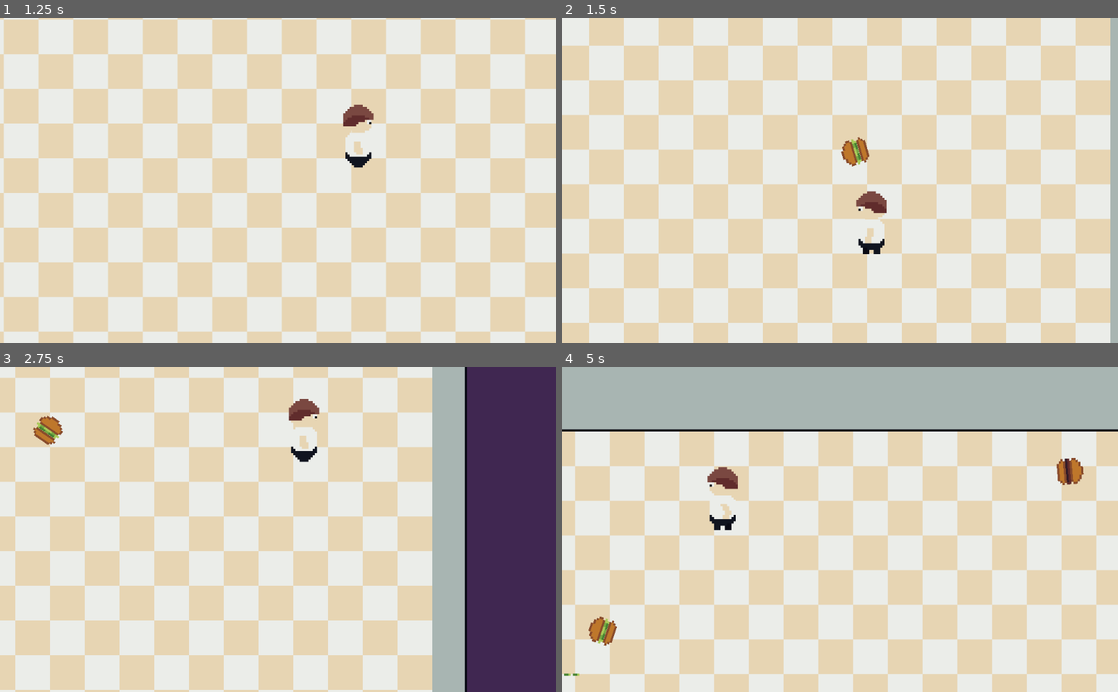
Above: before the commit, frames 1-4 (two rows, left to right).
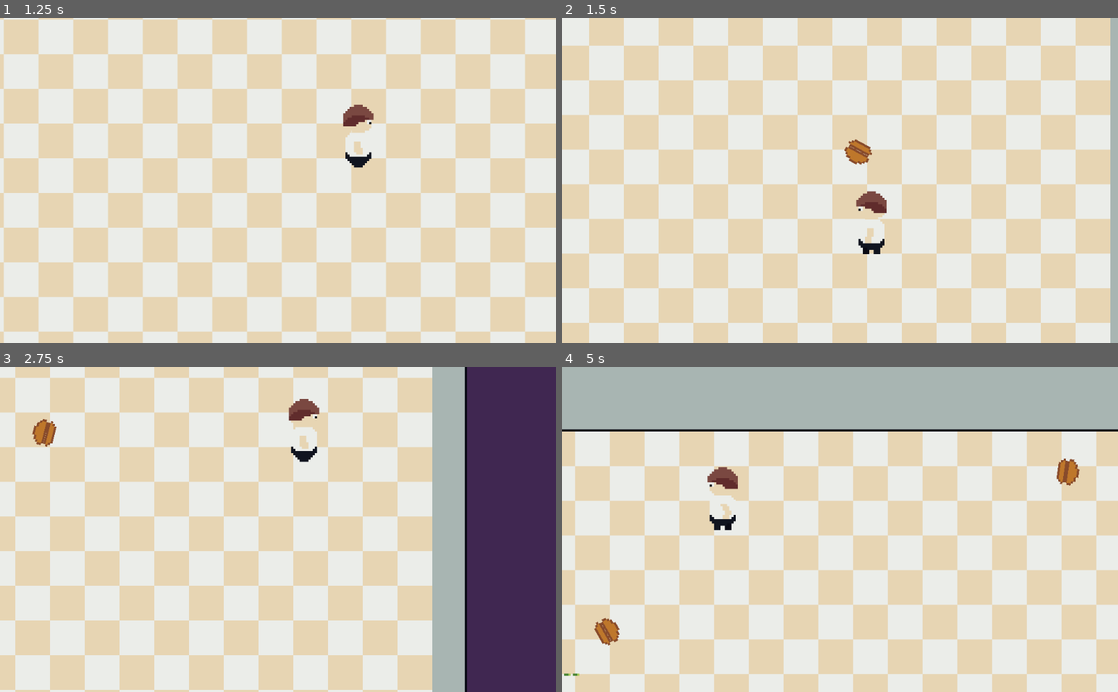
Above: after the commit, the same moments.

Repository: dardanbujupaj/night-shift
Game: Godot game, scene res://scenes/Diner.tscn
The game is run twice, just before and just after one commit, with the same random seed, the same clock (stepped at 60 frames per second) and the same inputs.
Inputs (mouse positions are in pixels of both pictures, inside the frame that each line leads up to):
- Up to frame 1 (1.25 s): move the mouse to (400, 164) at 0.52 s; hold D (move_right) from 0.53 s (still down); right-click (400, 164) at 0.6 s; tap Space (jump) at 0.77 s
- Up to frame 2 (1.5 s): move the mouse to (728, 196) at 1.27 s; release D (move_right) at 1.28 s; hold S (move_down) from 1.28 s (still down); click (728, 196) at 1.35 s
- Up to frame 3 (2.75 s): tap Space (jump) at 1.52 s; move the mouse to (333, 458) at 2.02 s; release S (move_down) at 2.03 s; hold D (move_right) from 2.03 s (still down); right-click (333, 458) at 2.1 s
- Up to frame 4 (5 s): move the mouse to (812, 594) at 2.77 s; release D (move_right) at 2.78 s; hold W (move_up) 2.78-3.53 s; click (812, 594) at 2.85 s; tap Space (jump) at 3.02, 3.77, 4.52 s; move the mouse to (1006, 578) at 3.52 s; hold A (move_left) from 3.53 s (still down); right-click (1006, 578) at 3.6 s; move the mouse to (673, 480) at 4.27 s; click (673, 480) at 4.35 s

Frame 1 is identical in both runs. In frame 2, 0.3% of the frame differs, in the area x 50-56%, y 36-46%; in frame 3, 0.3%; in frame 4, 0.5%, in the area x 4-94%, y 27-86%.

Commit message:
add pixel font. burgers pickup ingredients and show a popup label.

Diff:
--- /dev/null
+++ b/scenes/character/PopupLabel.gd
@@ -0,0 +1,19 @@
+extends Node2D
+
+var text: String
+
+# Called when the node enters the scene tree for the first time.
+func _ready():
+	$Control/Label.text = text
+	$Tween.interpolate_property($Control, "rect_scale", Vector2(0, 0), Vector2(.5, .5), .5,Tween.TRANS_CUBIC, Tween.EASE_OUT)
+
+	$CPUParticles2D.emitting = true
+	$Tween.start()
+
+	yield($Tween, "tween_all_completed")
+	queue_free()
+
+
+# Called every frame. 'delta' is the elapsed time since the previous frame.
+#func _process(delta):
+#	pass
--- /dev/null
+++ b/scenes/character/PopupLabel.tscn
@@ -0,0 +1,58 @@
+[gd_scene load_steps=5 format=2]
+
+[ext_resource path="res://scenes/character/PopupLabel.gd" type="Script" id=1]
+[ext_resource path="res://PressStart2P-Regular.ttf" type="DynamicFontData" id=2]
+
+[sub_resource type="Curve" id=1]
+max_value = 100.0
+_data = [ Vector2( 0, 1 ), 0.0, 354.065, 0, 0, Vector2( 1, 100 ), 0.0, 0.0, 0, 0 ]
+
+[sub_resource type="DynamicFont" id=2]
+font_data = ExtResource( 2 )
+
+[node name="PopupLabel" type="Node2D"]
+script = ExtResource( 1 )
+
+[node name="CPUParticles2D" type="CPUParticles2D" parent="."]
+modulate = Color( 0.572549, 0.572549, 0.572549, 1 )
+emitting = false
+amount = 16
+one_shot = true
+explosiveness = 0.5
+spread = 180.0
+gravity = Vector2( 0, 0 )
+initial_velocity = 100.0
+initial_velocity_random = 0.5
+damping = 100.0
+damping_curve = SubResource( 1 )
+scale_amount = 4.0
+scale_amount_random = 1.0
+
+[node name="Tween" type="Tween" parent="."]
+
+[node name="Control" type="Control" parent="."]
+anchor_left = 0.5
+anchor_top = 0.5
+anchor_right = 0.5
+anchor_bottom = 0.5
+grow_horizontal = 2
+grow_vertical = 2
+__meta__ = {
+"_edit_use_anchors_": false
+}
+
+[node name="Label" type="Label" parent="Control"]
+anchor_left = 0.5
+anchor_top = 0.5
+anchor_right = 0.5
+anchor_bottom = 0.5
+margin_top = -16.0
+margin_bottom = 16.0
+grow_horizontal = 2
+grow_vertical = 2
+custom_fonts/font = SubResource( 2 )
+align = 1
+valign = 1
+__meta__ = {
+"_edit_use_anchors_": false
+}
--- a/scenes/character/burger/Burger.gd
+++ b/scenes/character/burger/Burger.gd
@@ -10,9 +10,7 @@
 # Called when the node enters the scene tree for the first time.
 func _ready():
 	randomize()
-	for _i in range(randi() % 5):
-		var ingredient = randi() % IngredientDB.Ingredients.size()
-		add_ingredient(ingredient)
+
 	rotation = randf() * 2 * PI
 	angular_velocity = rand_range(-PI, PI)
 
@@ -41,6 +39,13 @@
 	#mover upper bun
 	$burger_upper.offset.y = 5 - current_height
 
+	var label = preload("res://scenes/character/PopupLabel.tscn").instance()
+
+	label.text = IngredientDB.Ingredients.keys()[ingredient]
+	label.modulate = data["color"]
+	label.position = position
+	get_tree().root.add_child(label)
+
 
 
 func _on_Bread_body_entered(body: Node):
--- a/scenes/character/burger/IngredientDB.gd
+++ b/scenes/character/burger/IngredientDB.gd
@@ -16,41 +16,49 @@
 	Ingredients.KETCHUP: {
 		"height": 1,
 		"offset": -3,
+		"color": Color(1, 0, 0),
 		"texture": preload("res://scenes/character/burger/burger_ketchup.png")
 	},
 	Ingredients.MAYO: {
 		"height": 1,
 		"offset": -3,
+		"color": Color(0.965942, 1, 0.859375),
 		"texture": preload("res://scenes/character/burger/burger_mayo.png")
 	},
 	Ingredients.MUSTARD: {
 		"height": 1,
 		"offset": -3,
+		"color": Color(0.886475, 1, 0.53125),
 		"texture": preload("res://scenes/character/burger/burger_mustard.png")
 	},
 	Ingredients.SALAD: {
 		"height": 2,
 		"offset": 1,
+		"color": Color(0, 0.703125, 0.175781),
 		"texture": preload("res://scenes/character/burger/burger_salad.png")
 	},
 	Ingredients.PATTY: {
 		"height": 2,
 		"offset": -2,
+		"color": Color(0.355469, 0.173569, 0.173569),
 		"texture": preload("res://scenes/character/burger/burger_patty.png")
 	},
 	Ingredients.TOMATOES: {
 		"height": 1,
 		"offset": 3,
+		"color": Color(0.746094, 0.145721, 0.145721),
 		"texture": preload("res://scenes/character/burger/burger_tomatoes.png")
 	},
 	Ingredients.PICKLES: {
 		"height": 1,
 		"offset": 4,
+		"color": Color(0.018158, 0.332031, 0),
 		"texture": preload("res://scenes/character/burger/burger_pickles.png")
 	},
 	Ingredients.CHEESE: {
 		"height": 1,
 		"offset": 0,
+		"color": Color(0.736328, 1, 0.15625),
 		"texture": preload("res://scenes/character/burger/burger_cheese.png")
 	},
 
Not shown, added: ui/OFL.txt
Binary file added: ui/PressStart2P-Regular.ttf
